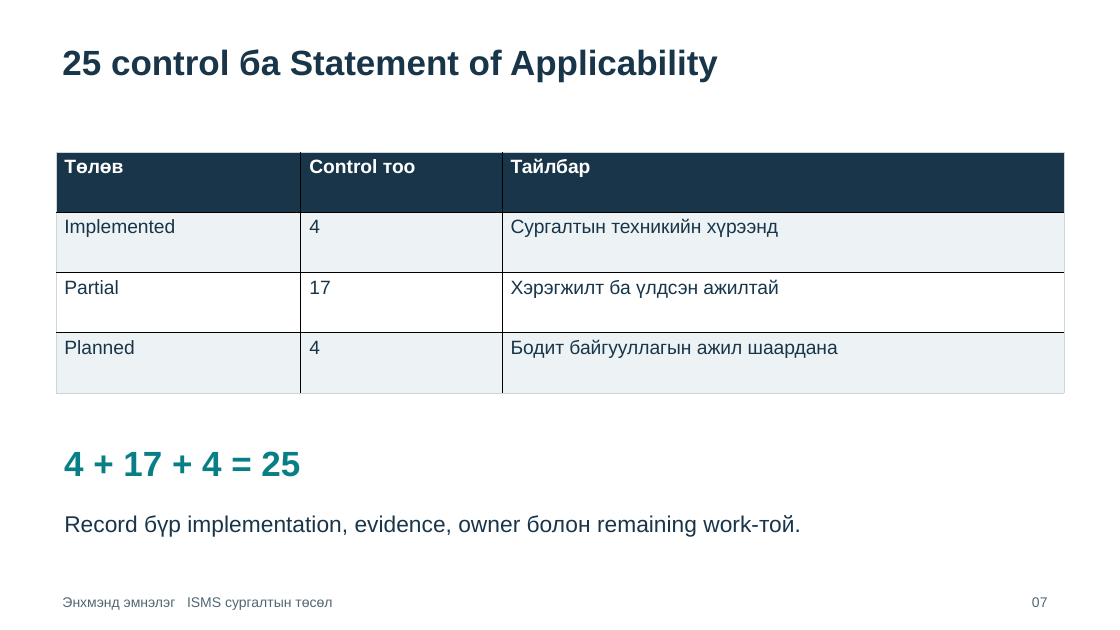
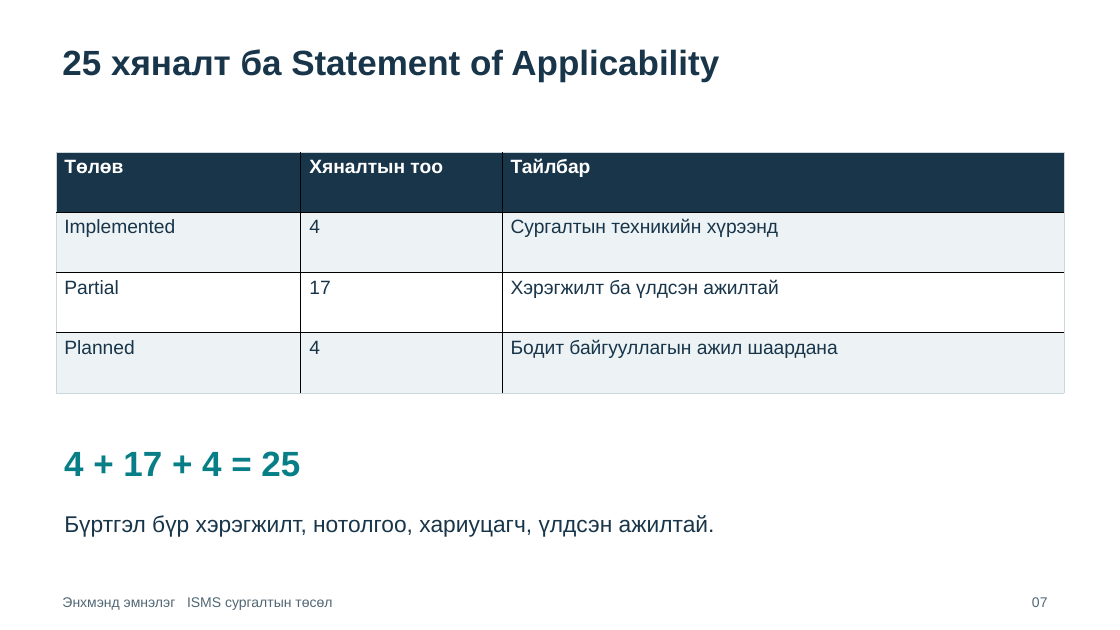
Before and after one commit to MfKero/enkhmend_isms, a slide deck: slide 7 of deliverables/Enkhmend-ISMS-Presentation.pptx. Drawn at 1120x630 pixels with LibreOffice and Linux fonts; fonts in the diff are those of the drawing. Boxes give left, top, right and bottom in pixels: in the first picture for what was removed or moved away, otherwise in the second. Text is boxed around its words. In the diff, an @@ line names an element or a change of style, - is before the commit and + after.

```diff
--- a/deliverables/Enkhmend-ISMS-Presentation.pptx
+++ b/deliverables/Enkhmend-ISMS-Presentation.pptx
@@ text at (62, 49, 719, 82): text changed @@
-25 control ба Statement of Applicability
+25 хяналт ба Statement of Applicability
@@ table at (56, 152, 1065, 392) @@
-row 1, column 2: Control тоо
+row 1, column 2: Хяналтын тоо
@@ text at (64, 515, 715, 537): text changed @@
-Record бүр implementation, evidence, owner болон remaining work-той.
+Бүртгэл бүр хэрэгжилт, нотолгоо, хариуцагч, үлдсэн ажилтай.
```
Also in this commit, not shown: 10 other slides changed, 29 other files.
